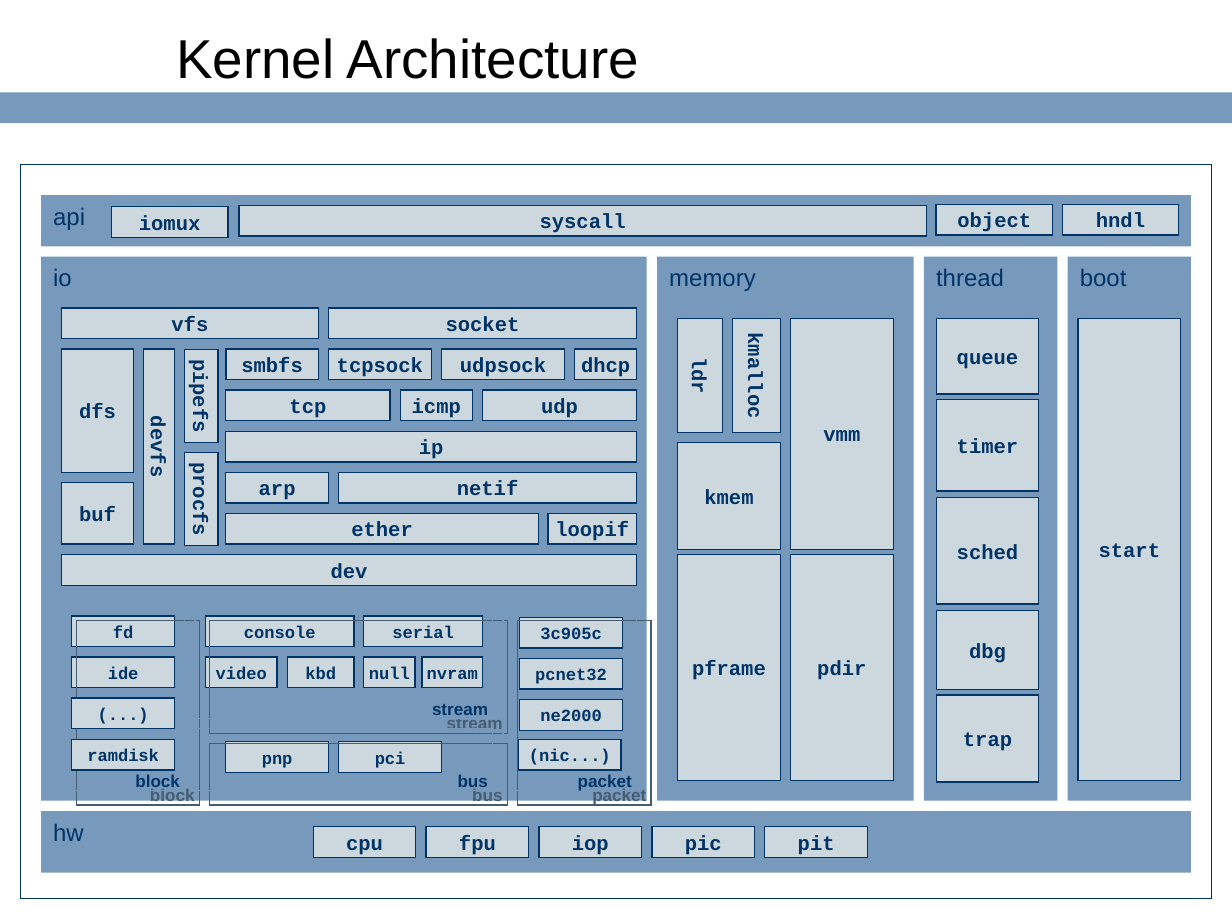
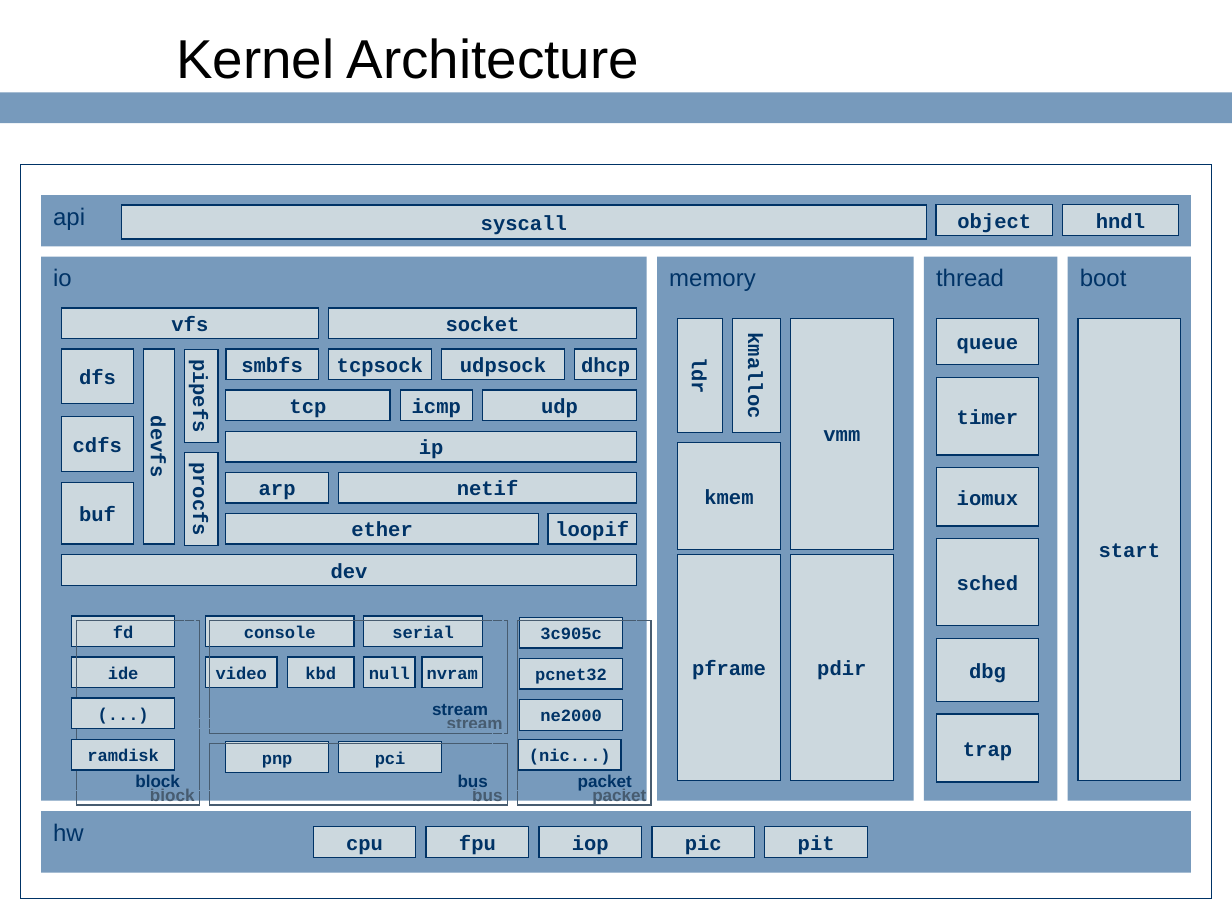
Before and after one commit to ringgaard/sanos, a slide deck: slide 9 of doc/sanostech.ppt. Drawn at 1232x924 pixels with LibreOffice and Linux fonts; fonts in the diff are those of the drawing; background and template pictures are left out. Boxes give left, top, right and bottom in pixels: in the first picture for what was removed or moved away, otherwise in the second. Text is boxed around its words. In the diff, an @@ line names an element or a change of style, - is before the commit and + after.

```diff
--- a/doc/sanostech.ppt
+++ b/doc/sanostech.ppt
@@ rectangle "syscall" resized from (x1=239, y1=206, x2=926, y2=237) to (x1=121, y1=205, x2=926, y2=239) @@
@@ rectangle "queue" resized from (x1=936, y1=318, x2=1039, y2=393) to (x1=936, y1=318, x2=1039, y2=365) @@
@@ rectangle "dfs" resized from (x1=62, y1=349, x2=133, y2=472) to (x1=62, y1=349, x2=133, y2=403) @@
@@ rectangle "timer" resized from (x1=936, y1=399, x2=1039, y2=490) to (x1=936, y1=377, x2=1039, y2=455) @@
@@ rectangle added at (x1=62, y1=416, x2=133, y2=471), fill #CCD8DE, outline #003366 0.74 pt, 12 pt, text #003366, bold @@
+cdfs
@@ rectangle "iomux" resized from (x1=111, y1=207, x2=228, y2=238) to (x1=936, y1=468, x2=1039, y2=526) @@
@@ rectangle "sched" resized from (x1=936, y1=498, x2=1039, y2=605) to (x1=936, y1=538, x2=1039, y2=626) @@
@@ rectangle "dbg" resized from (x1=936, y1=610, x2=1039, y2=690) to (x1=936, y1=638, x2=1039, y2=701) @@
@@ rectangle "trap" resized from (x1=936, y1=695, x2=1039, y2=782) to (x1=936, y1=715, x2=1039, y2=782) @@
```
Also in this commit, not shown: 1 other slide changed.
